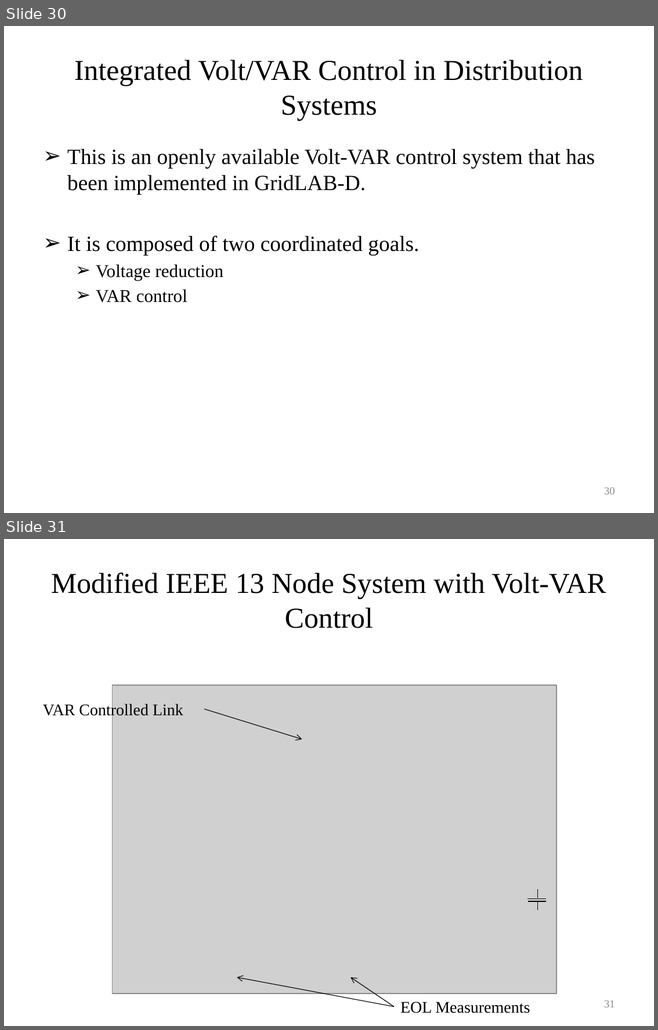
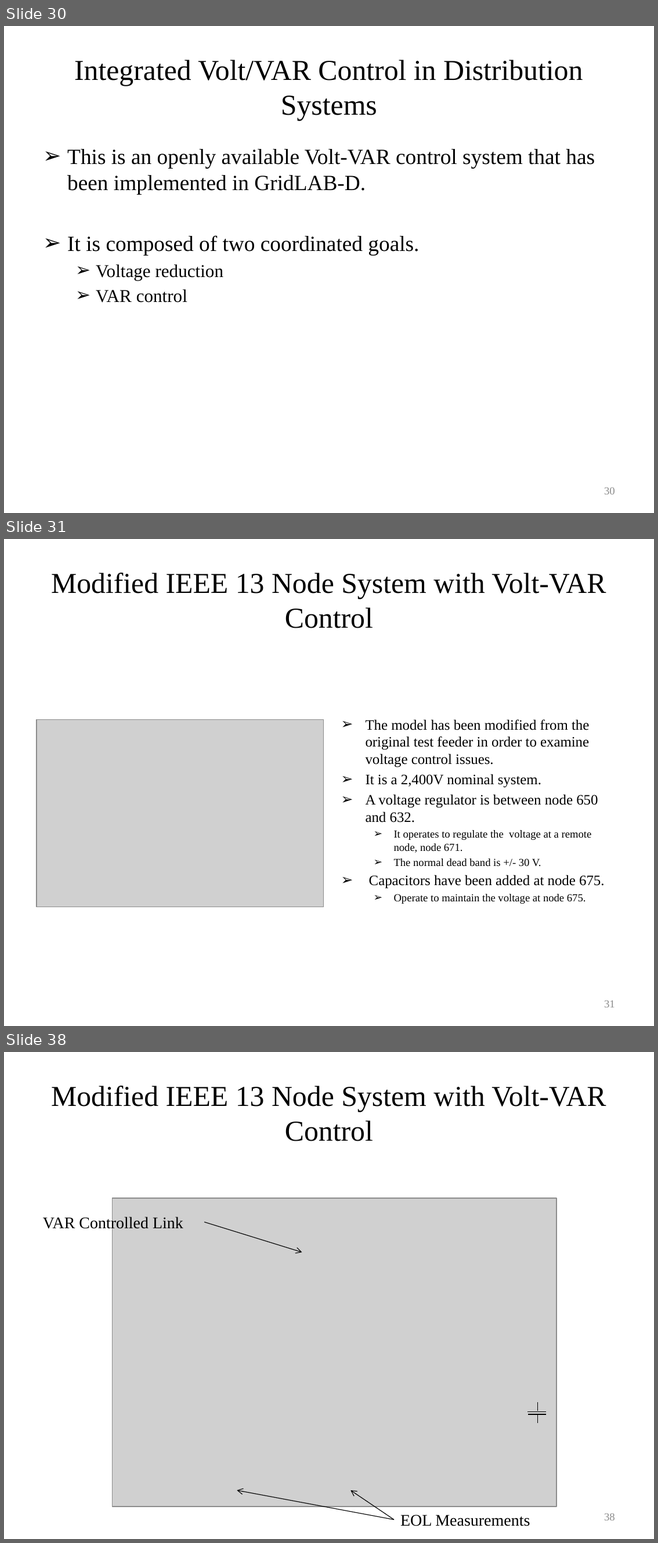
Before and after one commit to gridlab-d/course, a slide deck: University of Washington Class/Module 6 - Volt-VAR optimization.pptx. Shown one above the other, each under a label of ours: slides 30 and 31 before the commit, slides 30, 31 and 38 after it; the slides between them are not shown. The pictures are 658x1030 and 658x1543 pixels, drawn with LibreOffice and Linux fonts; fonts in the diff are those of the drawing; grey boxes stand for pictures. Boxes give left, top, right and bottom in pixels: in the first picture for what was removed or moved away, otherwise in the second. Text is boxed around its words. In the diff, an @@ line names an element or a change of style, - is before the commit and + after.

```diff
--- a/University of Washington Class/Module 6 - Volt-VAR optimization.pptx
+++ b/University of Washington Class/Module 6 - Volt-VAR optimization.pptx
@@ slide 31 added at [4, 539, 654, 1026], background #FFFFFF @@
@@ title added at [51, 573, 605, 628], 32 pt, text #000000 @@
+Modified IEEE 13 Node System with Volt-VAR Control
@@ picture added at [36, 719, 324, 907] @@
@@ text added at [365, 719, 604, 904], 16 pt, text #000000 @@
+➢ The model has been modified from the original test feeder in order to examine voltage control issues.
+➢ It is a 2,400V nominal system.
+➢ A voltage regulator is between node 650 and 632.
+  ➢ It operates to regulate the voltage at a remote node, node 671.
+  ➢ The normal dead band is +/- 30 V.
+➢ Capacitors have been added at node 675.
+  ➢ Operate to maintain the voltage at node 675.
@@ page number added at [604, 1001, 615, 1008], 12 pt, text #8C8C8C @@
+31
@@ what was slide 31 is now slide 38 @@
@@ page number at [604, 1513, 615, 1521]: text changed @@
-31
+38
```
Also in this commit, not shown: 6 other slides added.
